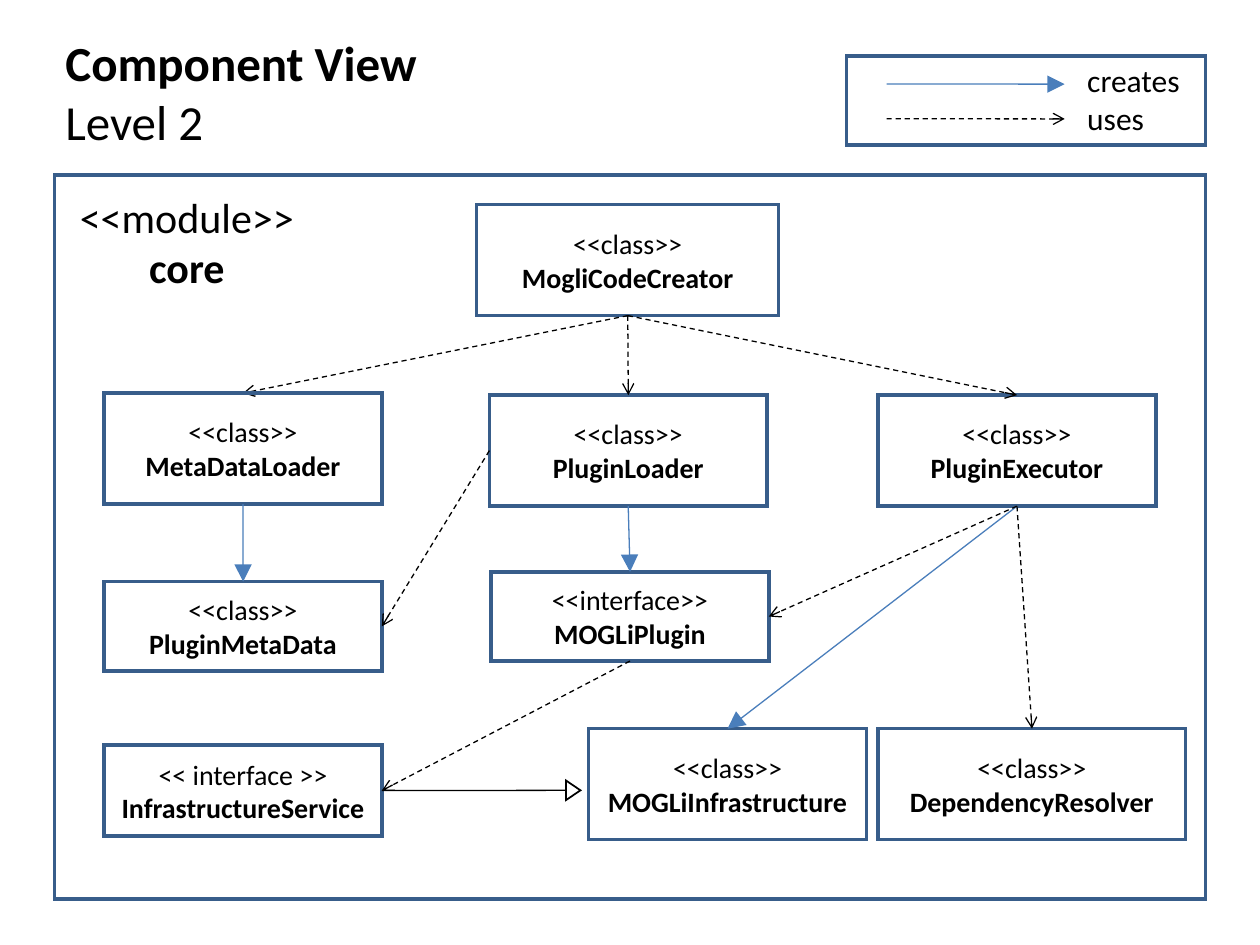
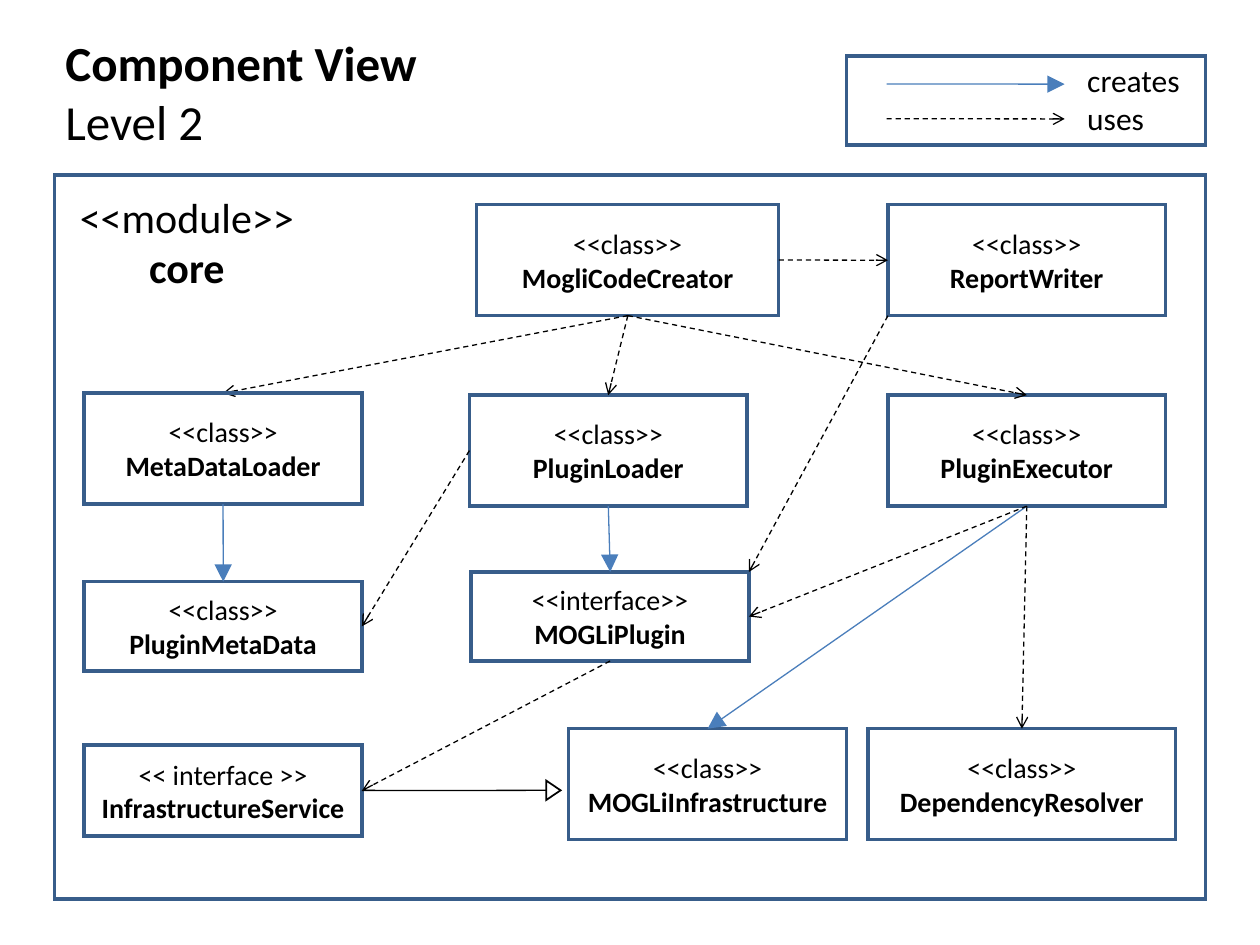
Before and after one commit to iks-gmbh-tools/MOGLiCodeCreator, a slide deck: slide 4 of application/arcPictures/Views.ppt. Drawn at 1260x945 pixels with LibreOffice and Linux fonts; fonts in the diff are those of the drawing. Boxes give left, top, right and bottom in pixels: in the first picture for what was removed or moved away, otherwise in the second. Text is boxed around its words. In the diff, an @@ line names an element or a change of style, - is before the commit and + after.

```diff
--- a/application/arcPictures/Views.ppt
+++ b/application/arcPictures/Views.ppt
@@ rectangle added at (888,204,1166,315), outline #385D8A 2.01 pt, 16 pt, text #000000, bold @@
+<<class>>
+ReportWriter
@@ arrow added from (779, 260) to (888, 260), #000000 0.74 pt dashed @@
@@ arrow moved from (627, 315) - (243, 393) to (627, 315) - (223, 393) @@
@@ arrow moved from (627, 315) - (629, 396) to (627, 315) - (609, 396) @@
@@ arrow moved from (627, 315) - (1017, 396) to (627, 315) - (1027, 396) @@
@@ arrow added from (888, 316) to (748, 572), #000000 0.74 pt dashed @@
@@ rectangle "<<class>>": place and size @@
-rectangle "<<class>>" at (878,396,1155,507)
+rectangle "<<class>>" at (888,396,1166,507)
@@ 6 rectangles, 4 arrows, 1 triangle, 1 line: place and size @@
-6 rectangles, 4 arrows, 1 triangle, 1 line at (105,393,866,839)
+6 rectangles, 4 arrows, 1 triangle, 1 line at (84,393,847,839)
@@ arrow moved from (1017, 507) - (727, 728) to (1027, 507) - (708, 728) @@
@@ arrow moved from (1017, 507) - (769, 616) to (1027, 507) - (748, 616) @@
@@ arrow moved from (1017, 507) - (1032, 728) to (1027, 507) - (1022, 728) @@
@@ rectangle "<<class>>": place and size @@
-rectangle "<<class>>" at (878,728,1186,839)
+rectangle "<<class>>" at (868,728,1176,839)
```
Also in this commit, not shown: 1 other file.
